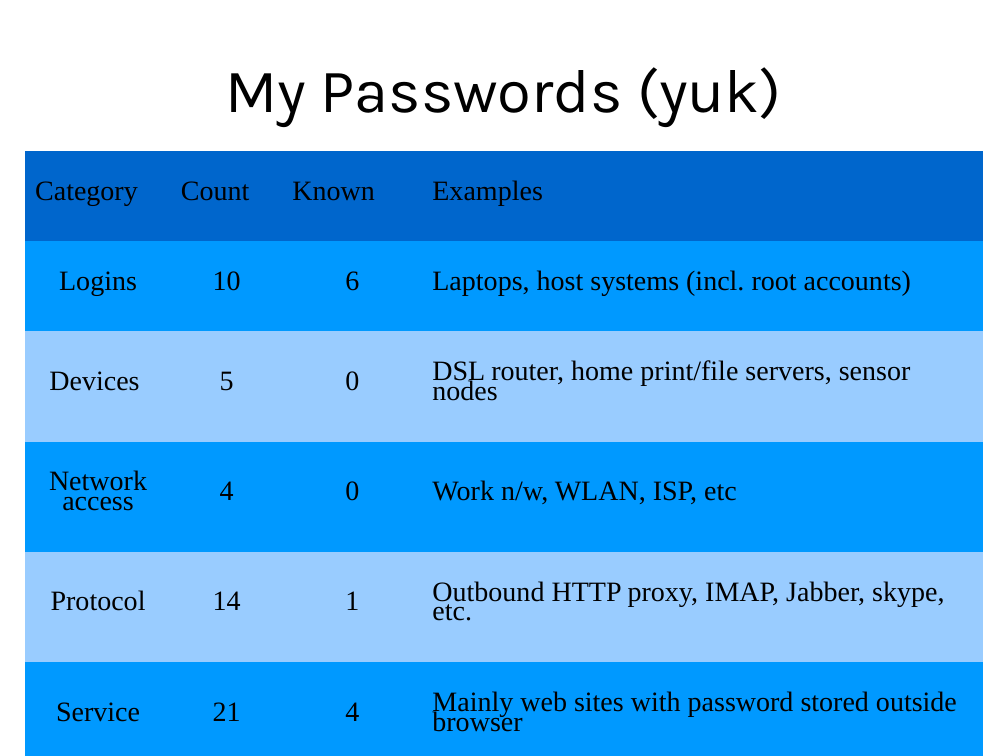
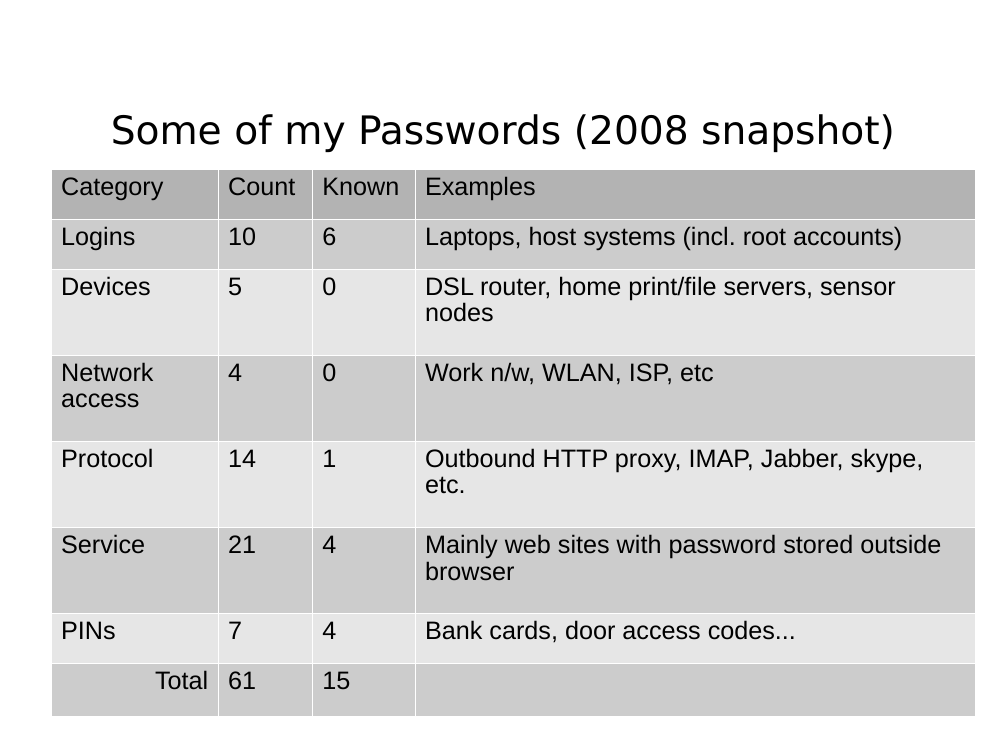
Before and after one commit to sftcd/cs7053, a slide deck: slide 44 of lectures/02-concepts/02-concepts.ppt. Drawn at 1008x756 pixels with LibreOffice and Linux fonts; fonts in the diff are those of the drawing. Boxes give left, top, right and bottom in pixels: in the first picture for what was removed or moved away, otherwise in the second. Text is boxed around its words. In the diff, an @@ line names an element or a change of style, - is before the commit and + after.

```diff
--- a/lectures/02-concepts/02-concepts.ppt
+++ b/lectures/02-concepts/02-concepts.ppt
@@ title at (x1=111, y1=114, x2=895, y2=152): text changed; size 44 to 28 pt; font Karla to DejaVu Sans @@
-My Passwords (yuk)
+Some of my Passwords (2008 snapshot)
@@ table at (x1=51, y1=169, x2=975, y2=717) @@
@@ fill #0066CC to #B3B3B3 in row 1 @@
@@ fill #0099FF to #CCCCCC in 16 cells @@
@@ fill #99CCFF to #E6E6E6 in 12 cells @@
@@ size 20 to 18 pt, font Times New Roman to Arial @@
@@ line spacing 14.1pt to 0.94 @@
@@ alignment centre to justified @@
@@ borders changed @@
@@ table resized from (x1=25, y1=151, x2=984, y2=756) to (x1=51, y1=169, x2=975, y2=717) @@
```
Also in this commit, not shown: 2 other slides changed, 2 other files.
